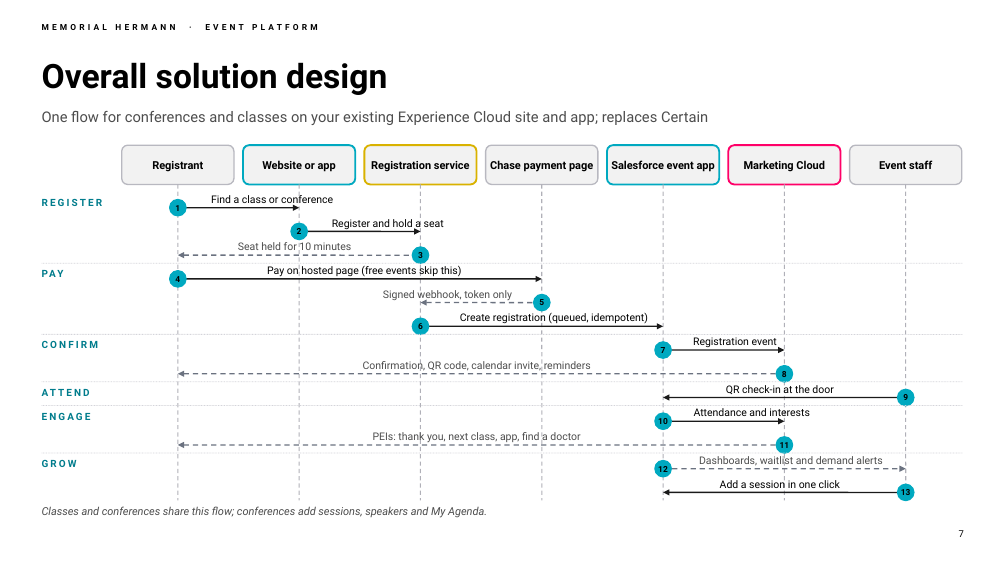
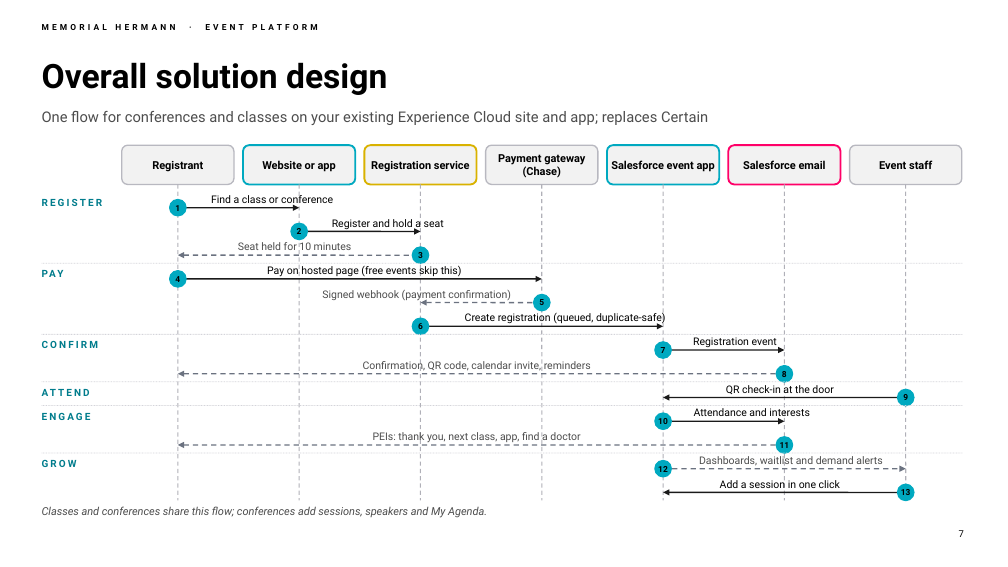
Before and after one commit to chintasurya/preSales_Memorial-hermann, a slide deck: slide 7 of deck/Memorial-Hermann-Event-Platform.pptx. Drawn at 1008x567 pixels with LibreOffice and Linux fonts; fonts in the diff are those of the drawing; background and template pictures are left out. Boxes give left, top, right and bottom in pixels: in the first picture for what was removed or moved away, otherwise in the second. Text is boxed around its words. In the diff, an @@ line names an element or a change of style, - is before the commit and + after.

```diff
--- a/deck/Memorial-Hermann-Event-Platform.pptx
+++ b/deck/Memorial-Hermann-Event-Platform.pptx
@@ text at (x1=498, y1=154, x2=585, y2=178): text changed @@
-Chase payment page
+Payment gateway (Chase)
@@ text at (x1=743, y1=160, x2=826, y2=169): text changed @@
-Marketing Cloud
+Salesforce email
@@ text at (x1=322, y1=288, x2=511, y2=301): text changed @@
-Signed webhook, token only
+Signed webhook (payment confirmation)
@@ text at (x1=465, y1=312, x2=665, y2=325): text changed @@
-Create registration (queued, idempotent)
+Create registration (queued, duplicate-safe)
```
Also in this commit, not shown: 3 other files.
